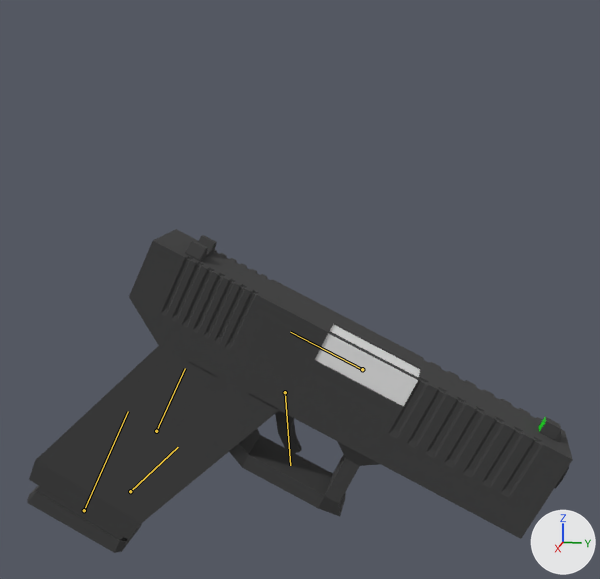
One commit to the glTF model Assets/models/weapons/firearm/viewmodels/pistols/glock.glb: the scene before it, then after it.
One viewpoint serves both versions: a 50 mm lens placed at (0.542, 0.467, -0.098), pointed at (0.16, 0.391, -0.193). The axes (+X, +Y, +Z) are drawn at lower right. The lights are the same throughout. The first picture is the older version. Both versions are drawn at frame 2 of the action 'idle'; the numbers are the values there. The bones that bend it are drawn over the model as lines.

The first picture shows 'Cargador', 'Corredera', 'Cuerpo', 'Gatillo'.
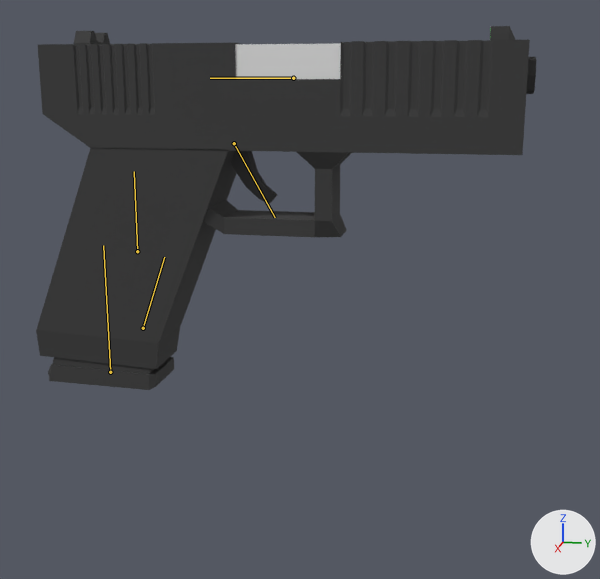
Pixel boxes [x1, y1, x2, y2] of what changed, in the pictures (600 x 579 px):
'Cuerpo', posed (7% narrower, 28% taller)
    before: [29, 297, 569, 540]
    after: [36, 57, 536, 369]
'Corredera', posed (11% wider, 68% shorter)
    before: [129, 229, 573, 513]
    after: [38, 26, 530, 117]
'Cargador', posed
    before: [27, 485, 142, 553]
    after: [48, 357, 174, 390]
'Gatillo', posed
    before: [275, 410, 302, 454]
    after: [231, 151, 277, 204]
bone 'Root', root to tip
    before: (84, 510) to (128, 411)
    after: (110, 372) to (103, 245)

The change in detail:
Bone 'Root' (bone_root) moves from (-0.1636, -0.3214, 0.2728) to (-0.1636, -0.2409, 0.2927).
Bone 'Root' (bone_root) turns from (-25, -180, 0) to (0, 180, 0) degrees about its own x, y and z.
